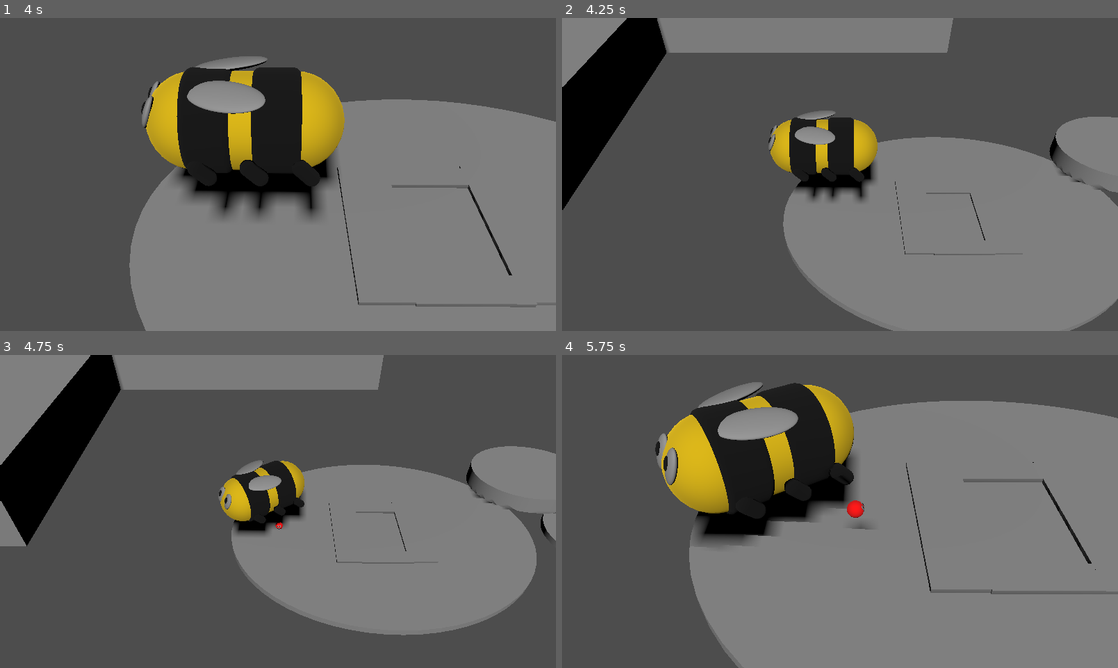
Above: before the commit, frames 1-4 (two rows, left to right).
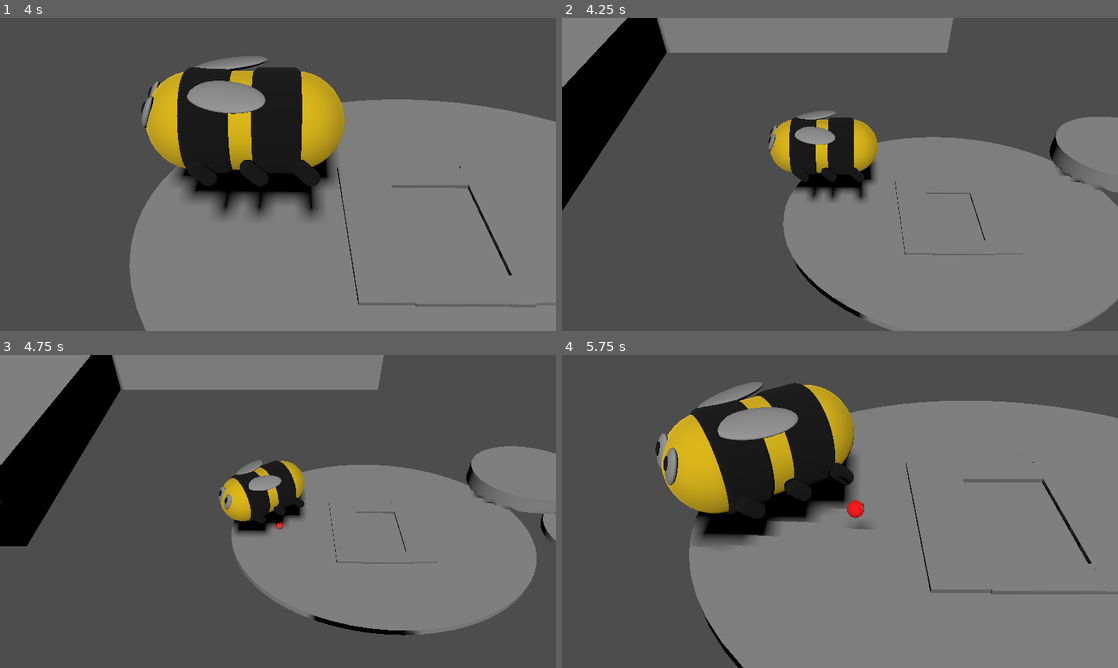
Above: after the commit, the same moments.

Repository: melonboyo/entomo
Game: Godot game, scene res://Scenes/MainMenu.tscn
Same seed, same stepped clock (60 frames per second), same inputs: the game is played once before the commit and once after it.
Inputs:
- Up to frame 1 (4 s): click "Play" at 0.5 s; hold W (move_forward) 1.28-2.78 s; tap E (interact) at 1.35, 2.85 s; tap Space (move_jump) at 1.52, 2.27, 3.77 s; tap Q (special_ability) at 2.1, 3.6 s; hold A (move_left) from 2.78 s (still down)
- Up to frame 2 (4.25 s): keep holding A (move_left)
- Up to frame 3 (4.75 s): release A (move_left) at 4.28 s; hold S (move_backward) from 4.28 s (still down); tap E (interact) at 4.35 s; tap Space (move_jump) at 4.52 s
- Up to frame 4 (5.75 s): release S (move_backward) at 5.03 s; hold D (move_right) from 5.03 s (still down); tap Q (special_ability) at 5.1 s; tap Space (move_jump) at 5.27 s

Frame 1 is identical in both runs. In frame 2, 0.2% of the frame differs, in the area x 41-55%, y 77-97%; in frame 3, 0.6%, in the area x 0-76%, y 46-90%; in frame 4, 0.1%.

Commit message:
Added dragonflies

Diff:
--- /dev/null
+++ b/Scenes/dragonfly.gd
@@ -0,0 +1,40 @@
+extends PathFollow3D
+
+class_name Dragonfly
+
+@export var speed : float
+@export var color : ColouredBug
+@export var frogPoint : float
+
+var lastProgressCheck = 0
+var rng = RandomNumberGenerator.new()
+var checked := false
+
+func _ready():
+	color.MESH.set_surface_override_material(0, color.MESH.get_surface_override_material(0).duplicate())
+	setColour()
+
+# Called every frame. 'delta' is the elapsed time since the previous frame.
+func _process(delta):
+	progress += speed * delta
+
+	if (progress < lastProgressCheck):
+		setColour()
+	elif (!checked and progress > frogPoint):
+		checkIfEaten()
+
+	lastProgressCheck = progress
+
+
+func setColour():
+	color.MESH.visible = true
+	checked = false
+	if(rng.randi_range(1,3) == 3):
+		color.changeColor()
+	else:
+		color.resetColor()
+
+func checkIfEaten():
+	if color.is_coloured:
+		color.MESH.visible = false
+	checked = true
--- /dev/null
+++ b/Scenes/dragonfly.tscn
@@ -0,0 +1,24 @@
+[gd_scene load_steps=5 format=3 uid="uid://msprui4s0rep"]
+
+[ext_resource type="Script" path="res://Scenes/dragonfly.gd" id="1_2divt"]
+[ext_resource type="Script" path="res://Scripts/coloured_bug.gd" id="2_0bl5j"]
+
+[sub_resource type="BoxMesh" id="BoxMesh_pgsf4"]
+
+[sub_resource type="StandardMaterial3D" id="StandardMaterial3D_am8k6"]
+
+[node name="Dragonfly" type="PathFollow3D" node_paths=PackedStringArray("color")]
+transform = Transform3D(0.244451, 0, -0.969662, 0, 1, 0, 0.969662, 0, 0.244451, -393.114, 0, -71.5789)
+script = ExtResource("1_2divt")
+speed = 30.0
+color = NodePath("ColouredBug")
+frogPoint = 465.0
+
+[node name="MeshInstance3D" type="MeshInstance3D" parent="."]
+transform = Transform3D(12.0016, 0, 0, 0, 5.99771, 0, 0, 0, 12.0016, 0, 0, 0)
+mesh = SubResource("BoxMesh_pgsf4")
+surface_material_override/0 = SubResource("StandardMaterial3D_am8k6")
+
+[node name="ColouredBug" type="Node" parent="." node_paths=PackedStringArray("MESH")]
+script = ExtResource("2_0bl5j")
+MESH = NodePath("../MeshInstance3D")
--- a/Scenes/level_blockout_v1.tscn
+++ b/Scenes/level_blockout_v1.tscn
@@ -1,14 +1,15 @@
-[gd_scene load_steps=19 format=3 uid="uid://cfyb34soy0h7x"]
+[gd_scene load_steps=21 format=3 uid="uid://cfyb34soy0h7x"]
 
 [ext_resource type="PackedScene" uid="uid://cxrj60oxxptdh" path="res://Characters/Parasite/Parasite.tscn" id="1_nc2ee"]
 [ext_resource type="Script" path="res://GameController/Camera.gd" id="1_x6jyc"]
 [ext_resource type="PackedScene" uid="uid://dclrt7yy6gtq6" path="res://GameStateManager/GameStateManager.tscn" id="2_cqo16"]
-[ext_resource type="PackedScene" uid="uid://ceq3k2pduj7cb" path="res://Characters/Pillbug/Pillbug.tscn" id="4_5rpnx"]
+[ext_resource type="PackedScene" uid="uid://ceq3k2pduj7cb" path="res://Outdated/Beetle.tscn" id="4_5rpnx"]
 [ext_resource type="PackedScene" uid="uid://d345ctgph51uj" path="res://Characters/Bumblebee/Bumblebee.tscn" id="4_usii5"]
 [ext_resource type="PackedScene" uid="uid://dqkke1lxyvwta" path="res://Scenes/ramp.tscn" id="6_vnun7"]
 [ext_resource type="Script" path="res://Scripts/Movable.gd" id="7_yxptn"]
 [ext_resource type="Script" path="res://Scripts/paint.gd" id="8_47fge"]
 [ext_resource type="PackedScene" uid="uid://b4v7eokxybk5v" path="res://Characters/Frog/Frog.tscn" id="8_slu6r"]
+[ext_resource type="PackedScene" uid="uid://msprui4s0rep" path="res://Scenes/dragonfly.tscn" id="10_f6exh"]
 
 [sub_resource type="CylinderMesh" id="CylinderMesh_75gon"]
 
@@ -31,6 +32,13 @@
 
 [sub_resource type="StandardMaterial3D" id="StandardMaterial3D_iboan"]
 albedo_color = Color(0.490054, 6.30031e-05, 0.430393, 1)
+
+[sub_resource type="Curve3D" id="Curve3D_r1a8g"]
+_data = {
+"points": PackedVector3Array(0, 0, 0, 0, 0, 0, -393.114, 0, -71.5789, -24.3018, 0, 4.62892, 24.3018, 0, -4.62892, -313.236, 0, -91.7162, -43.9266, 0, -16.639, 43.9266, 0, 16.639, -210.29, 0, -80.2848, -29.9217, 0, -28.0022, 29.9217, 0, 28.0022, -130.644, 0, -29.9735, -38.4468, 0, -20.8418, 38.4468, 0, 20.8418, -78.2392, 0, 54.8275, 0, 0, 0, 0, 0, 0, -11.5417, 0, 80.5537, -28.9789, 0, 18.0053, 28.9789, 0, -18.0053, 54.203, 0, 72.9311, 0, 0, 0, 0, 0, 0, 102.797, 0, 25.2901),
+"tilts": PackedFloat32Array(0, 0, 0, 0, 0, 0, 0, 0)
+}
+point_count = 8
 
 [node name="Node3D" type="Node3D"]
 transform = Transform3D(1.01827, 0, 0, 0, 1.01827, 0, 0, 0, 1.01827, 0, 0, 0)
@@ -49,7 +57,7 @@
 game_state_manager = NodePath("../GameStateManager")
 
 [node name="Frog" parent="." node_paths=PackedStringArray("game_state_manager") instance=ExtResource("8_slu6r")]
-transform = Transform3D(-1, 0, 8.74228e-08, 0, 1, 0, -8.74228e-08, 0, -1, 159.066, 23.3343, 100.022)
+transform = Transform3D(-1, 0, 8.74228e-08, 0, 1, 0, -8.74228e-08, 0, -1, 159.066, 23.3343, 127.769)
 jumpForwardVelocity = 60
 size = 1
 game_state_manager = NodePath("../GameStateManager")
@@ -198,7 +206,7 @@
 [node name="Stage2" type="Node" parent="Blockout"]
 
 [node name="StaticBody3D14" type="StaticBody3D" parent="Blockout/Stage2"]
-transform = Transform3D(28.1299, 0, 0, 0, 0.442988, 0, 0, 0, 35.3729, 164.799, 0.652917, 90.5439)
+transform = Transform3D(28.1299, 0, 0, 0, 0.442988, 0, 0, 0, 35.3729, 164.799, 0.652917, 118.798)
 
 [node name="MeshInstance3D" type="MeshInstance3D" parent="Blockout/Stage2/StaticBody3D14"]
 transform = Transform3D(3.39647, 0, 0, 0, 1, 0, 0, 0, 2.7152, 0, 0, 0)
@@ -286,7 +294,7 @@
 shape = SubResource("BoxShape3D_i8oe3")
 
 [node name="StaticBody3D12" type="StaticBody3D" parent="Blockout/Stage2"]
-transform = Transform3D(39.8754, 0, 0, 0, 11.4006, 0, 0, 0, 43.8942, -101.011, 5.31772, 215.797)
+transform = Transform3D(33.0636, 0, 0, 0, 11.4006, 0, 0, 0, 43.8942, -112.439, 5.31772, 215.797)
 
 [node name="MeshInstance3D" type="MeshInstance3D" parent="Blockout/Stage2/StaticBody3D12"]
 transform = Transform3D(5.99284, 0, 0, 0, 1, 0, 0, 0, 2.7152, 1.09724, 0, -0.237687)
@@ -297,7 +305,7 @@
 shape = SubResource("BoxShape3D_i8oe3")
 
 [node name="StaticBody3D17" type="StaticBody3D" parent="Blockout/Stage2"]
-transform = Transform3D(22.3596, 0, 0, 0, 11.4006, 0, 0, 0, 37.5909, 102.5, 5.31772, 259.38)
+transform = Transform3D(29.1247, 0, 0, 0, 11.4006, 0, 0, 0, 11.8682, 75.7606, 5.31772, 252.286)
 
 [node name="MeshInstance3D" type="MeshInstance3D" parent="Blockout/Stage2/StaticBody3D17"]
 transform = Transform3D(5.99284, 0, 0, 0, 1, 0, 0, 0, 2.7152, 1.09724, 0, -0.237687)
@@ -345,4 +353,27 @@
 mesh = SubResource("BoxMesh_he0qs")
 surface_material_override/0 = SubResource("StandardMaterial3D_iboan")
 
+[node name="Dragonflies" type="Path3D" parent="Blockout/Stage2"]
+transform = Transform3D(1, 0, 0, 0, 1, 0, 0, 0, 1, 168.649, 34.1017, 120.055)
+curve = SubResource("Curve3D_r1a8g")
+
+[node name="Dragonfly" parent="Blockout/Stage2/Dragonflies" instance=ExtResource("10_f6exh")]
+transform = Transform3D(0.244451, 0, -0.969661, 0, 1, 0, 0.969661, 0, 0.244451, -393.114, 0, -71.5789)
+
+[node name="Dragonfly2" parent="Blockout/Stage2/Dragonflies" instance=ExtResource("10_f6exh")]
+transform = Transform3D(0.244486, 0, -0.969652, 0, 1, 0, 0.969652, 0, 0.244486, -344.794, 0, -84.4259)
+progress = 50.0
+
+[node name="Dragonfly3" parent="Blockout/Stage2/Dragonflies" instance=ExtResource("10_f6exh")]
+transform = Transform3D(0.0770071, 0, -0.99703, 0, 1, 0, 0.99703, 0, 0.0770071, -295.792, 0, -94.0357)
+progress = 100.0
+
+[node name="Dragonfly4" parent="Blockout/Stage2/Dragonflies" instance=ExtResource("10_f6exh")]
+transform = Transform3D(-0.198114, 0, -0.980178, 0, 1, 0, 0.980178, 0, -0.198114, -246.062, 0, -90.7193)
+progress = 150.0
+
+[node name="Dragonfly5" parent="Blockout/Stage2/Dragonflies" instance=ExtResource("10_f6exh")]
+transform = Transform3D(-0.371065, 0, -0.928606, 0, 1, 0, 0.928606, 0, -0.371065, -198.453, 0, -75.6927)
+progress = 200.0
+
 [connection signal="zoom_changed" from="GameStateManager" to="CameraRoot" method="_on_game_state_manager_zoom_changed"]
--- a/Scripts/coloured_bug.gd
+++ b/Scripts/coloured_bug.gd
@@ -18,4 +18,7 @@
 
 func resetColor():
 	is_coloured = false
-	MESH.mesh.surface_get_material(0).albedo_color = DEFAULT_COLOUR
+
+	var mat = MESH.get_surface_override_material(0)
+	mat.albedo_color = DEFAULT_COLOUR
+	MESH.set_surface_override_material(0, mat)
